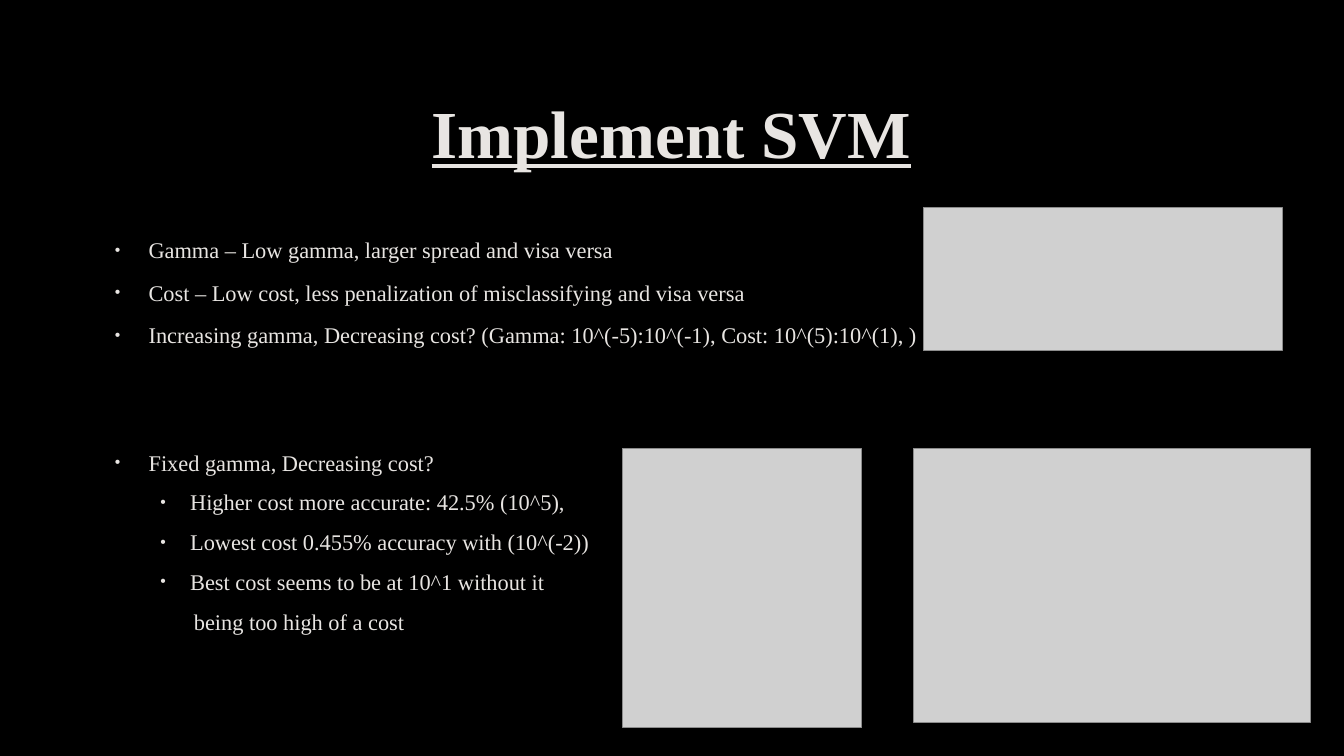
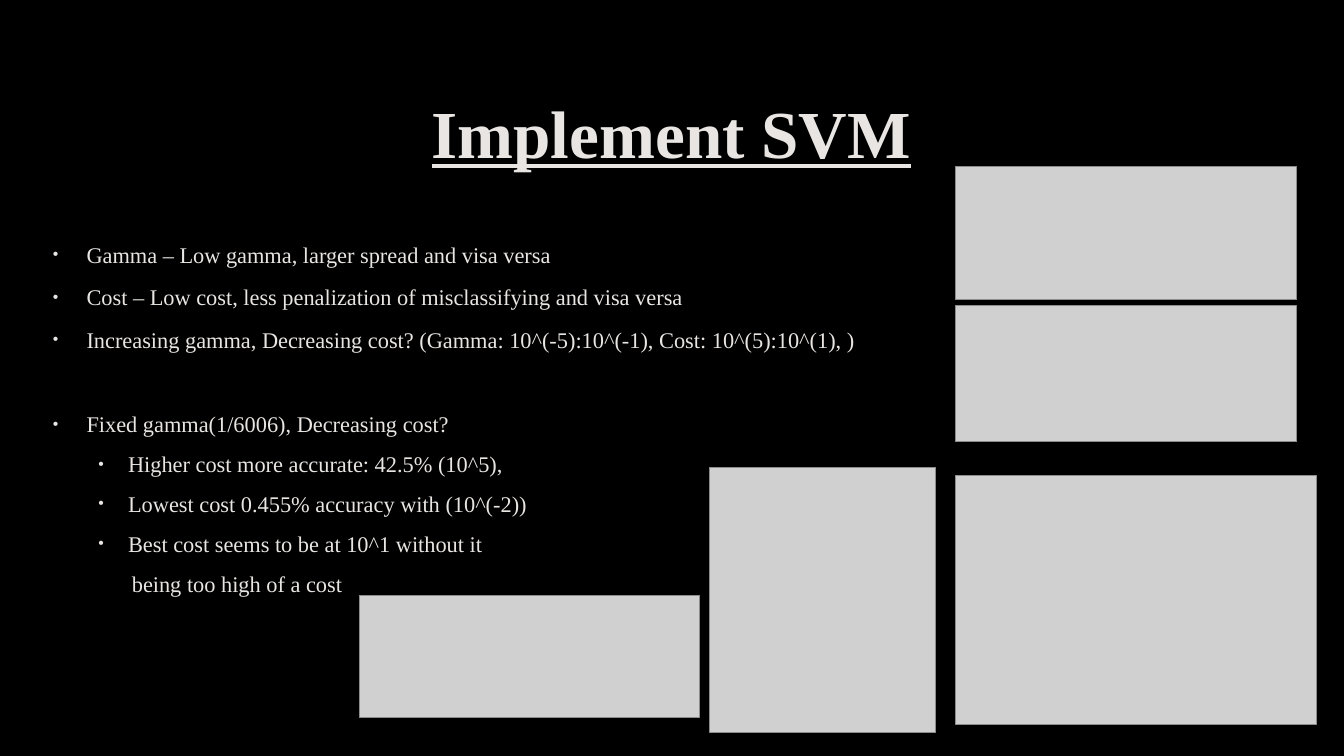
Before and after one commit to TZstatsADS/Fall2019-proj3-sec1-grp9, a slide deck: slide 4 of presentation/Project 3.pptx. Drawn at 1344x756 pixels with LibreOffice and Linux fonts; fonts in the diff are those of the drawing; grey boxes stand for pictures; background and template pictures are left out. Boxes give left, top, right and bottom in pixels: in the first picture for what was removed or moved away, otherwise in the second. Text is boxed around its words. In the diff, an @@ line names an element or a change of style, - is before the commit and + after.

```diff
--- a/presentation/Project 3.pptx
+++ b/presentation/Project 3.pptx
@@ picture added at bbox=[956, 166, 1298, 299] @@
@@ text "Gamma – Low gamma, larger ...": place and size @@
-text "Gamma – Low gamma, larger ..." at bbox=[149, 242, 903, 635]
+text "Gamma – Low gamma, larger ..." at bbox=[87, 247, 841, 597]
@@ picture: place and size @@
-picture at bbox=[924, 208, 1282, 351]
+picture at bbox=[956, 306, 1298, 442]
@@ text at bbox=[87, 416, 449, 437]: text changed @@
-• Fixed gamma, Decreasing cost?
+• Fixed gamma(1/6006), Decreasing cost?
@@ picture: place and size @@
-picture at bbox=[623, 449, 862, 728]
+picture at bbox=[710, 468, 937, 733]
@@ picture: place and size @@
-picture at bbox=[914, 449, 1312, 723]
+picture at bbox=[956, 475, 1317, 725]
@@ picture added at bbox=[360, 596, 701, 718] @@
```
Also in this commit, not shown: 1 other slide changed, 1 slide added, 1 slide removed, 2 other files.
